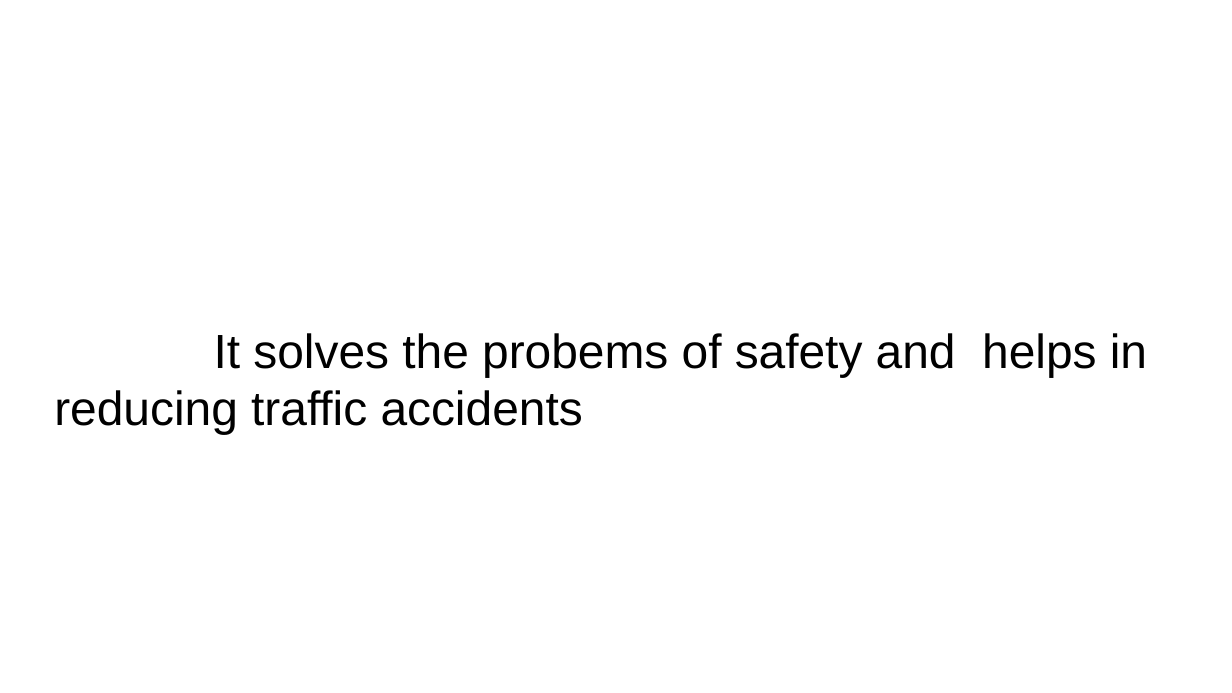
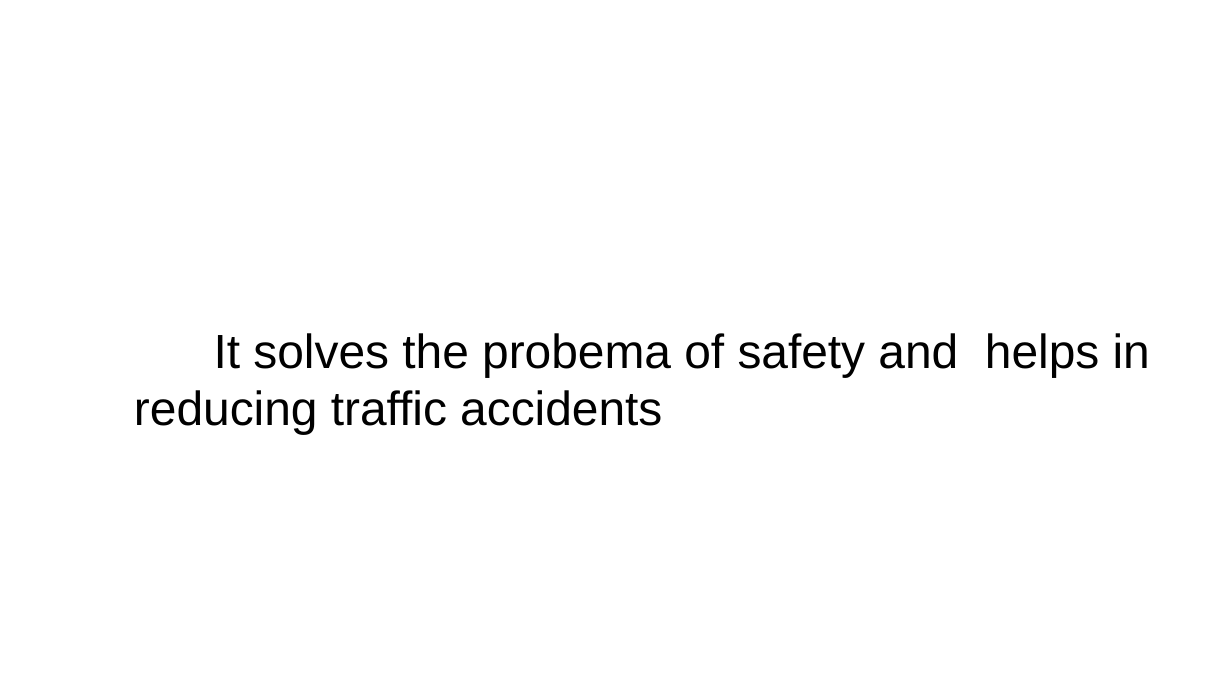
Before and after one commit to InternityFoundation/DARTS, a slide deck: slide 2 of pitch deck template_darts.pptx. Drawn at 1232x693 pixels with LibreOffice and Linux fonts; fonts in the diff are those of the drawing; background and template pictures are left out. Boxes give left, top, right and bottom in pixels: in the first picture for what was removed or moved away, otherwise in the second. Text is boxed around its words. In the diff, an @@ line names an element or a change of style, - is before the commit and + after.

```diff
--- a/pitch deck template_darts.pptx
+++ b/pitch deck template_darts.pptx
@@ title at (134, 333, 1150, 434): text changed @@
-It solves the probems of safety and helps in reducing traffic accidents
+It solves the probema of safety and helps in reducing traffic accidents
```
Also in this commit, not shown: 2 other slides changed.
